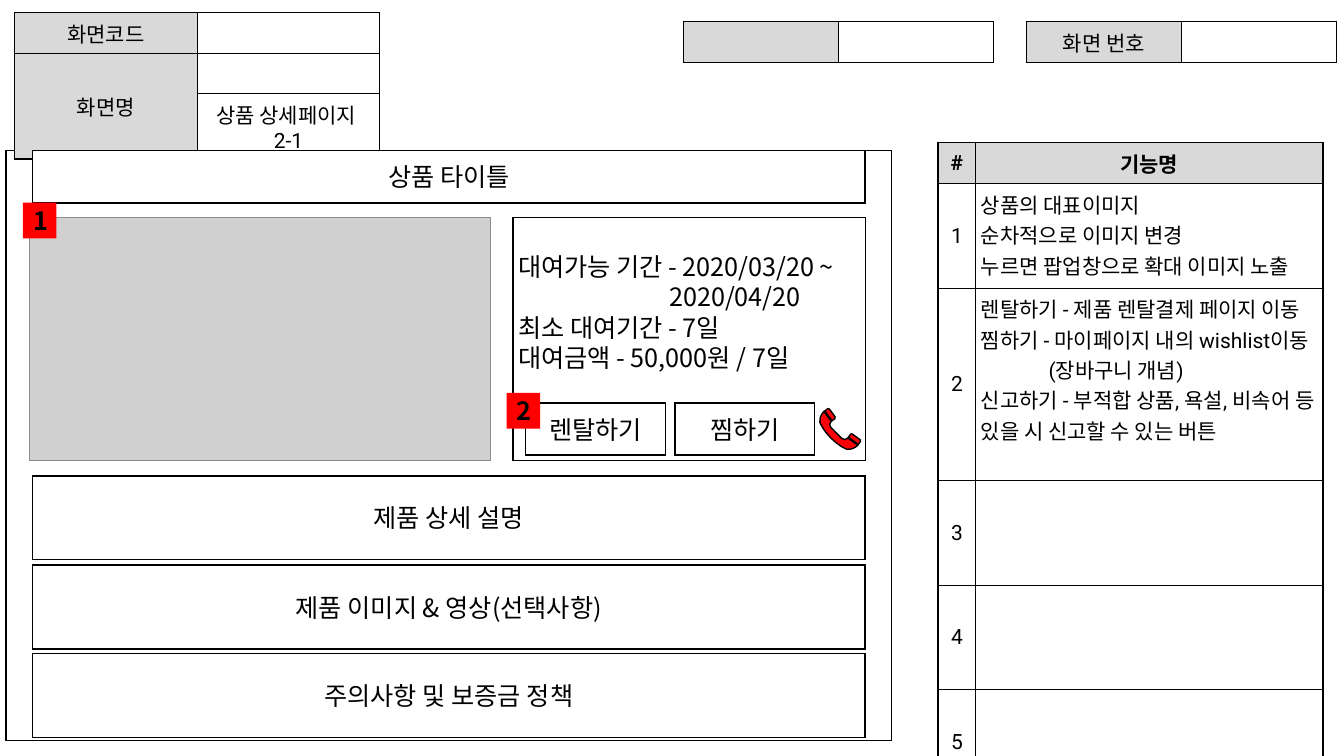
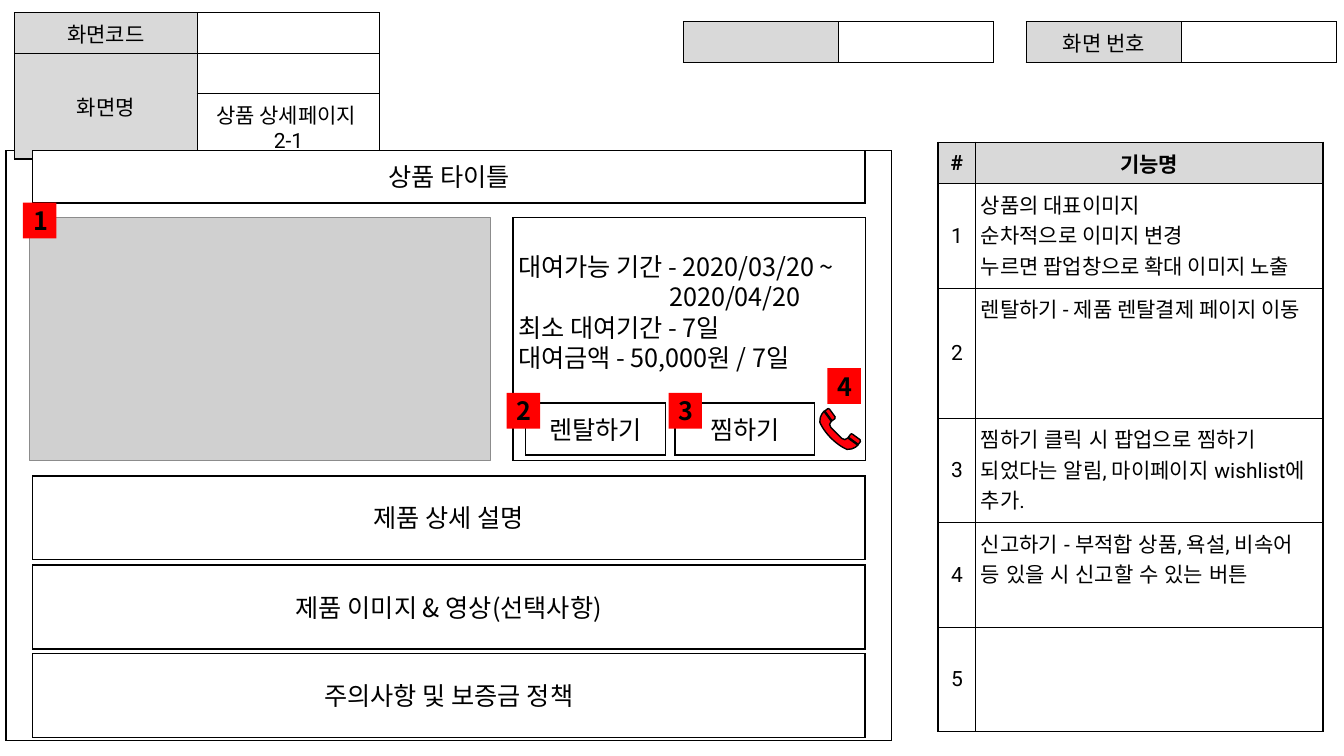
Before and after one commit to ezenteam2/RentalEquip, a slide deck: slide 8 of 0 발표용 파워포인트/project04 - 파워포인트 종합 - 용승.pptx. Drawn at 1344x756 pixels with LibreOffice and Linux fonts; fonts in the diff are those of the drawing; grey boxes stand for pictures. Boxes give left, top, right and bottom in pixels: in the first picture for what was removed or moved away, otherwise in the second. Text is boxed around its words. In the diff, an @@ line names an element or a change of style, - is before the commit and + after.

```diff
--- a/0 발표용 파워포인트/project04 - 파워포인트 종합 - 용승.pptx
+++ b/0 발표용 파워포인트/project04 - 파워포인트 종합 - 용승.pptx
@@ table at [939, 142, 1323, 745] @@
-row 3, column 2: 렌탈하기 - 제품 렌탈결제 페이지 이동 / 찜하기 - 마이페이지 내의 wishlist이동 / (장바구니 개념) / 신고하기 - 부적합 상품, 욕설, 비속어 등 있을 시 신고할 수 있는 버튼
+row 3, column 2: 렌탈하기 - 제품 렌탈결제 페이지 이동
-row 4, column 2: 
+row 4, column 2: 찜하기 클릭 시 팝업으로 찜하기 되었다는 알림, 마이페이지 wishlist에 추가.
-row 5, column 2: 
+row 5, column 2: 신고하기 - 부적합 상품, 욕설, 비속어 등 있을 시 신고할 수 있는 버튼
@@ rectangle added at [828, 368, 861, 403], fill #FF0000 @@
@@ text added at [838, 377, 853, 396], 18 pt, text #000000, bold @@
+4
@@ rectangle added at [668, 393, 702, 429], fill #FF0000 @@
@@ text added at [679, 401, 694, 421], 18 pt, text #000000, bold @@
+3
```
Also in this commit, not shown: 3 other slides changed, 1 slide added, 2 other files.
